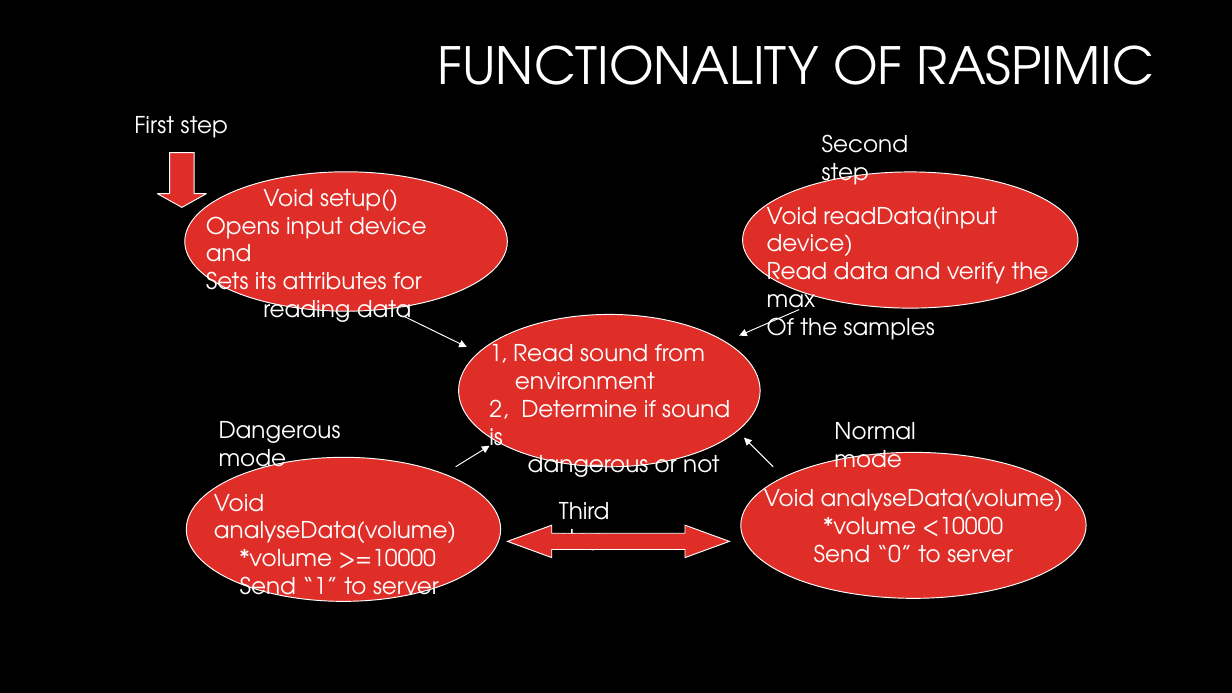
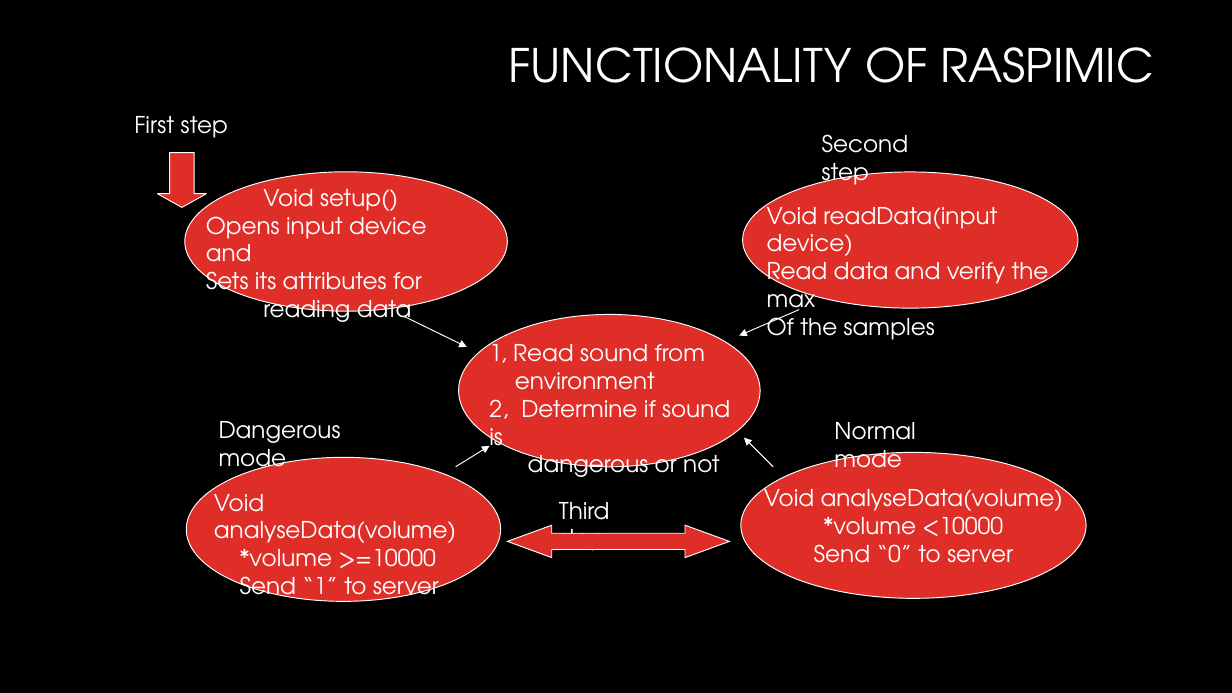
Before and after one commit to saeedalavinia/Sysc3010_Term_Project, a slide deck: slide 16 of Baby monitor System_codeReview.pptx (slide 17 before the commit). Drawn at 1232x693 pixels with LibreOffice and Linux fonts; fonts in the diff are those of the drawing; background and template pictures are left out. Boxes give left, top, right and bottom in pixels: in the first picture for what was removed or moved away, otherwise in the second. Text is boxed around its words. In the diff, an @@ line names an element or a change of style, - is before the commit and + after.

```diff
--- a/Baby monitor System_codeReview.pptx
+++ b/Baby monitor System_codeReview.pptx
@@ title "FUNCTIONALITY OF RASPIMIC" at box(508, 47, 1153, 83): size 40 to 36 pt @@
```
Also in this commit, not shown: 3 other slides changed, 6 slides removed, 11 other files.
